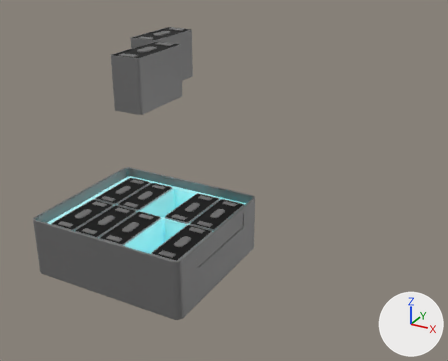
What one commit did to the glTF model car.glb.
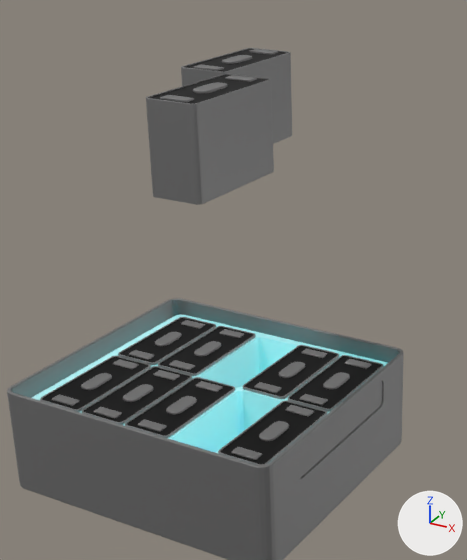
Old and new are each drawn whole from a camera (50 mm lens) standing at (4.82, -6.53, 4.7) and looking at (1.36, -0.24, 1.56) and again close up on the part from 6% to 65% of the width and 0% to 87% of the height. The lights are fixed; the arrows at lower right show +X, +Y and +Z. The last two pictures show the newer version. Both versions are drawn at frame 14 of the action 'Move_Up_Down.001'; the numbers are the values there.

In view in the first close-up: 'Cube', 'case', 'pack001', 'pack002', 'pack003', 'pack004', 'pack005', 'pack006', 'pack007', 'pack008', 'pack009', 'pack010'.
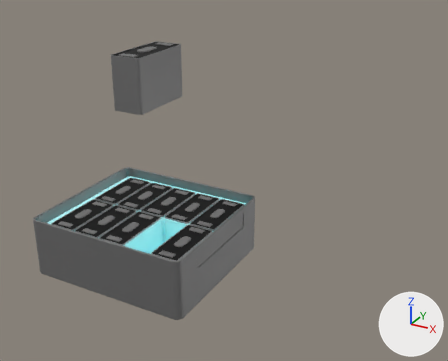
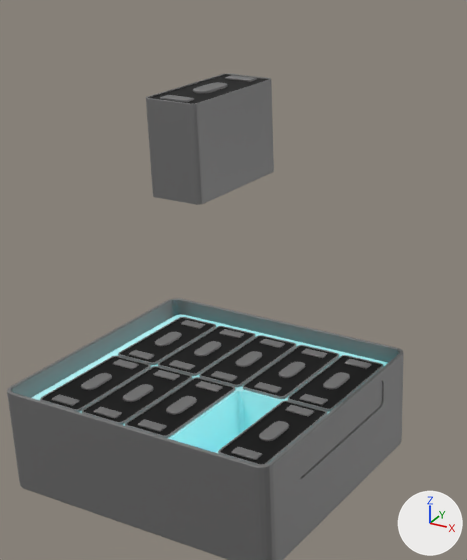
Changed parts and their boxes [x1, y1, x2, y2] in the close-ups (467 x 560 px):
'pack008', moved: before [181, 48, 292, 144]; after [199, 335, 297, 387]

Edits to the bpy script that builds the scene:
```text
Change ob_pack008:
    ob_pack008.location: (0.0, 0.0, 2.5) -> (0.0, 0.0, 0.0)
```
